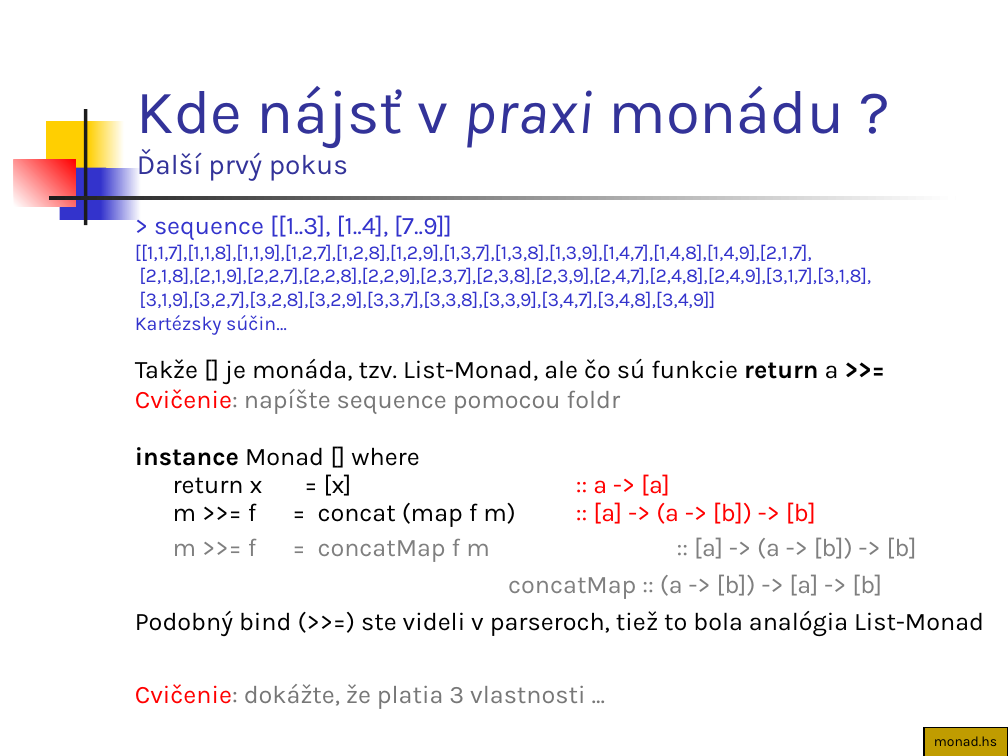
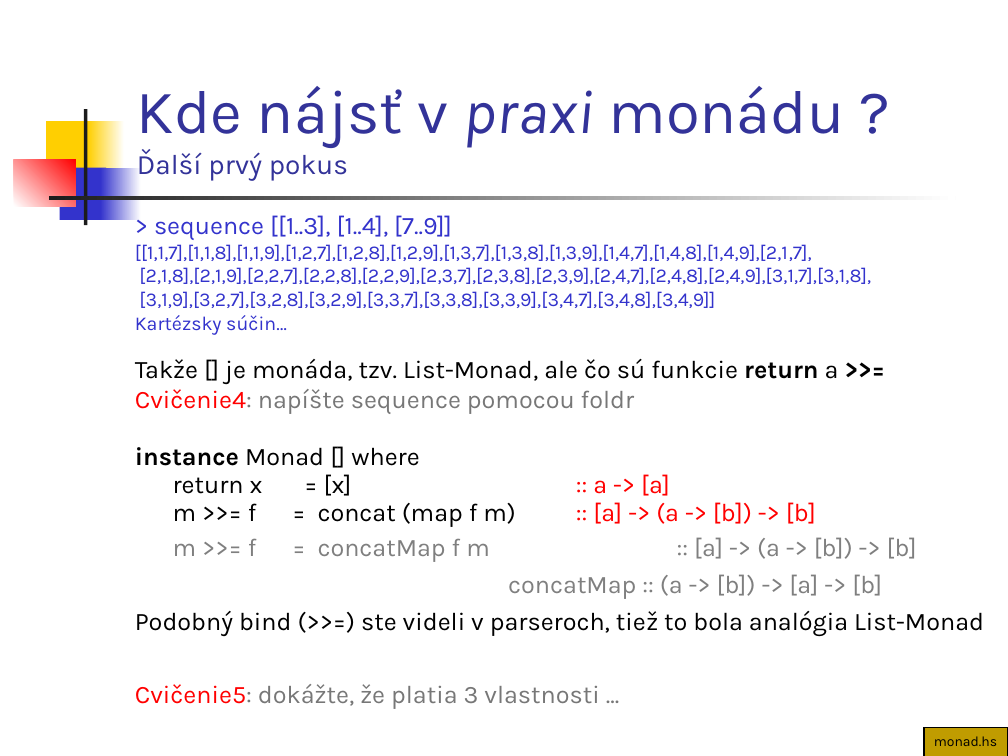
Before and after one commit to Funkcionalne/Prednasky, a slide deck: slide 17 of 12/12_fpro.ppt. Drawn at 1008x756 pixels with LibreOffice and Linux fonts; fonts in the diff are those of the drawing. Boxes give left, top, right and bottom in pixels: in the first picture for what was removed or moved away, otherwise in the second. Text is boxed around its words. In the diff, an @@ line names an element or a change of style, - is before the commit and + after.

```diff
--- a/12/12_fpro.ppt
+++ b/12/12_fpro.ppt
@@ text at (135, 389, 634, 414): text changed @@
-Cvičenie: napíšte sequence pomocou foldr
+Cvičenie4: napíšte sequence pomocou foldr
@@ text at (135, 684, 599, 709): text changed @@
-Cvičenie: dokážte, že platia 3 vlastnosti ...
+Cvičenie5: dokážte, že platia 3 vlastnosti ...
```
Also in this commit, not shown: 18 other slides changed, 13 slides added, 1 other file.
